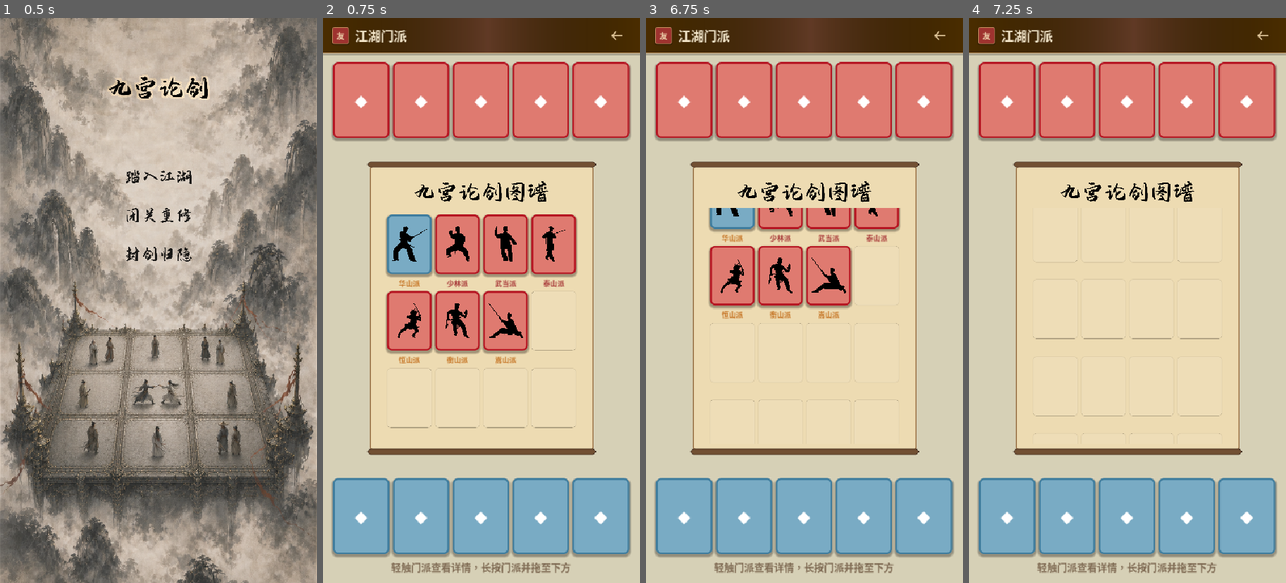
Above: before the commit, frames 1-4 (left to right).
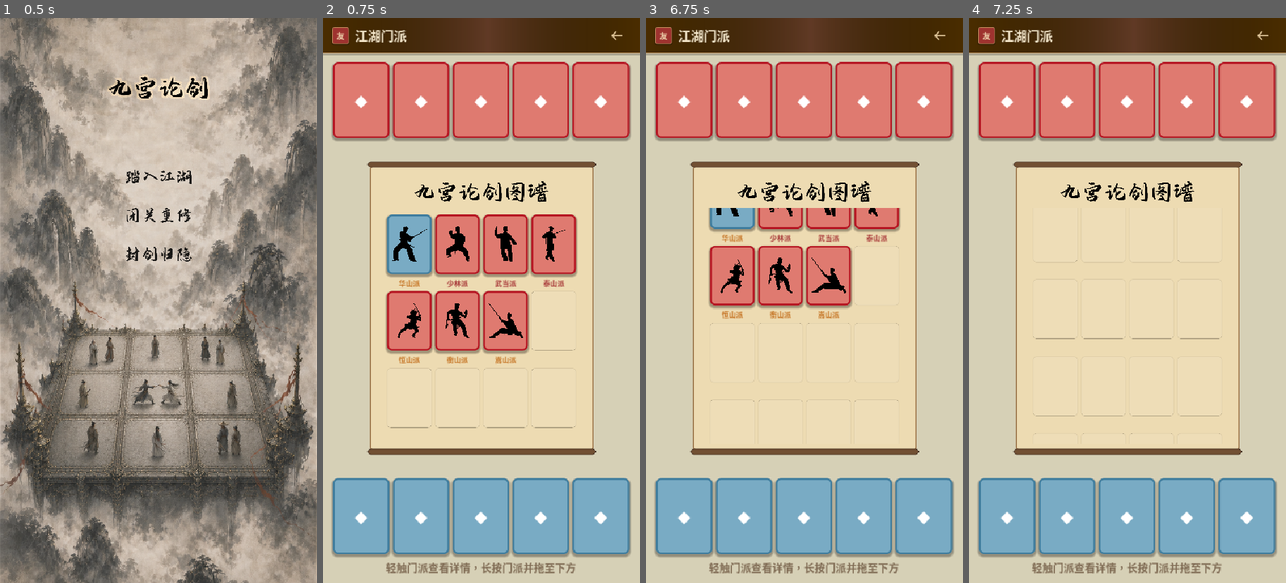
Above: after the commit, the same moments.

Repository: YLMstring/WuXiaCard
Game: Godot game, scene res://main.tscn
Two runs of this game, one before a commit and one after it. Both use one fixed random seed, a clock stepped at 60 frames per second and the inputs below.
Inputs (mouse positions are in pixels of both pictures, inside the frame that each line leads up to):
- Up to frame 1 (0.5 s): no input
- Up to frame 2 (0.75 s): click (481, 176) at 0.5 s
- Up to frame 3 (6.75 s): click (940, 34) at 1.25 s; click (804, 176) at 2 s; tap Enter at 2.75, 4.25, 5.75 s; drag from (684, 102) to (836, 176) at 2.77 s; tap Space at 3.5, 5, 6.5 s; drag from (744, 102) to (788, 413) at 3.52 s; move the mouse to (804, 102) at 4.27 s; click (804, 102) at 4.42 s; drag from (864, 102) to (709, 215) at 5.02 s; drag from (924, 102) to (820, 300) at 5.77 s; drag from (731, 249) to (756, 159) at 6.52 s
- Up to frame 4 (7.25 s): no input

Frame 1 is identical in both runs. In frame 2, 0.6% of the frame differs, in the area x 19-80%, y 96-99%; in frame 3, 0.6%; in frame 4, 0.6%.

Commit message:
Update deck_builder.tscn

Diff:
--- a/scenes/deck_builder.tscn
+++ b/scenes/deck_builder.tscn
@@ -272,7 +272,7 @@
 offset_right = 524.0
 offset_bottom = 946.0
 theme_override_colors/font_color = Color(0.5, 0.42, 0.33, 1)
-theme_override_font_sizes/font_size = 17
+theme_override_font_sizes/font_size = 18
 text = "长按藏经阁卡牌，然后拖至主牌组"
 horizontal_alignment = 1
 vertical_alignment = 1
